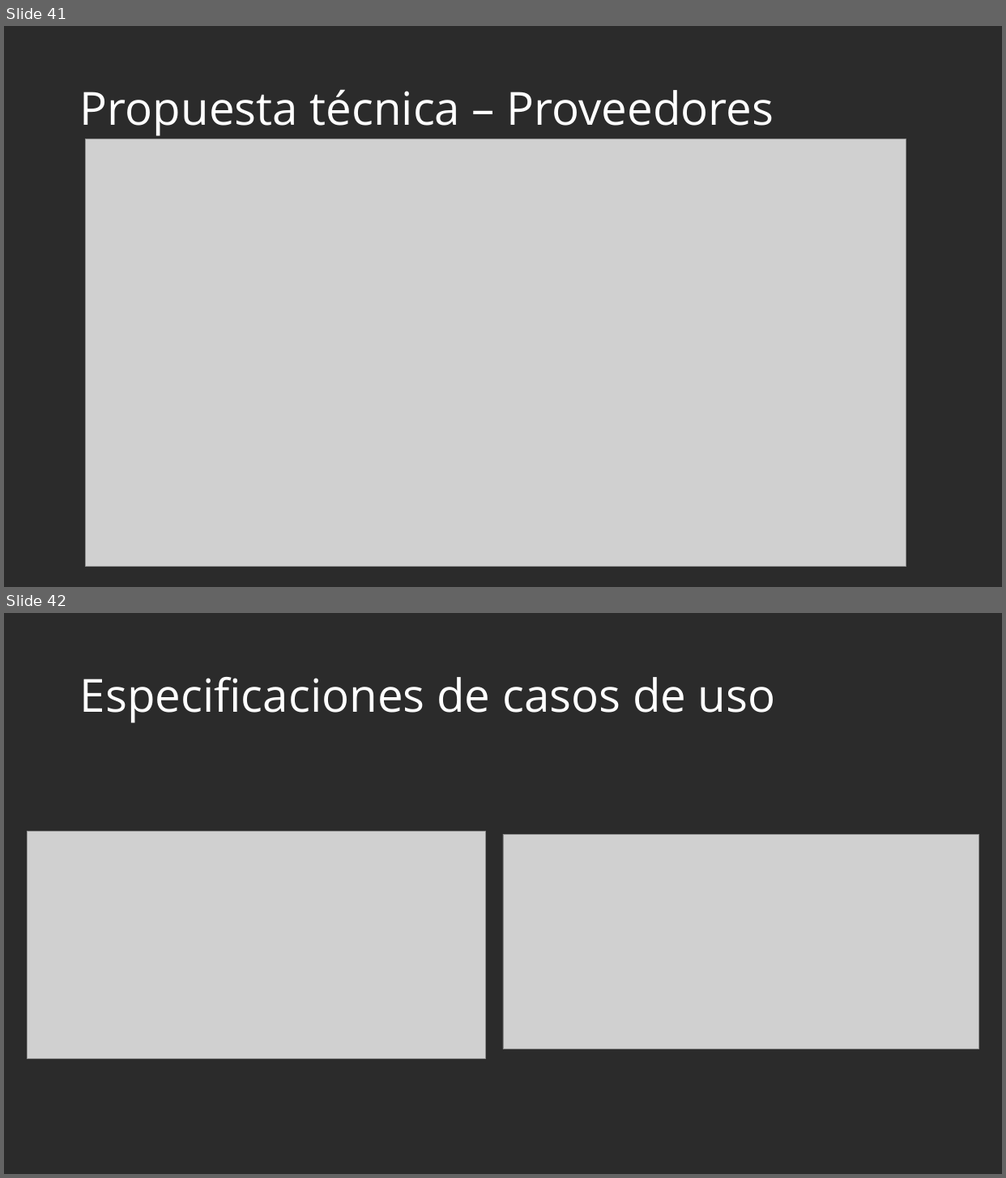
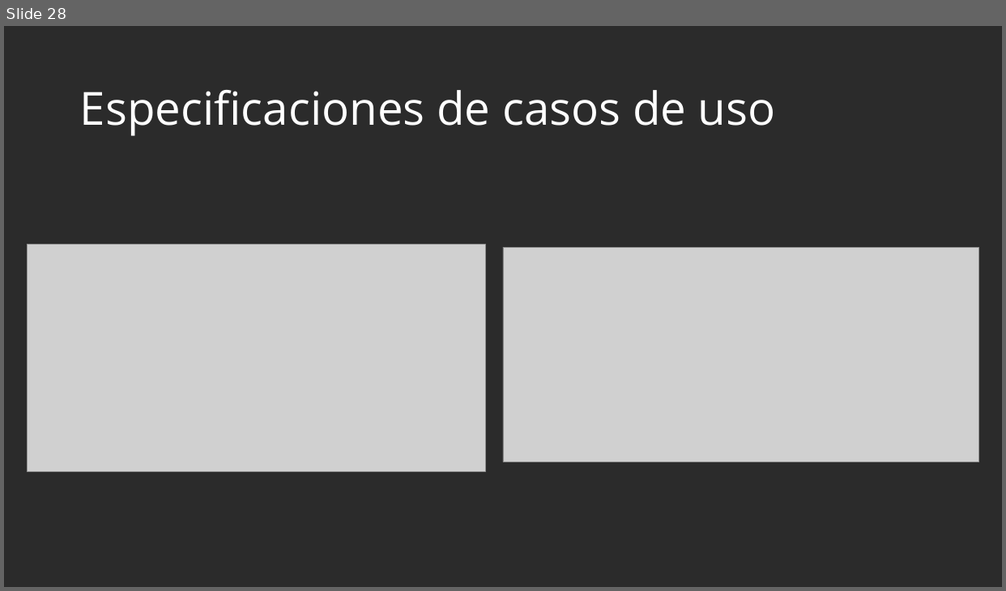
Before and after one commit to AlejandroMadrigalDev/Sistema_Gestion_Servicios_Tecnicos, a slide deck: _docs/Trimestre_2/00_Contextualizacion/7. Presentación.pptx. Shown one above the other, each under a label of ours: slides 41 and 42 before the commit, slide 28 after it. The pictures are 1006x1178 and 1006x591 pixels, drawn with LibreOffice and Linux fonts; fonts in the diff are those of the drawing; grey boxes stand for pictures; background and template pictures are left out; a plain dark background stands for a picture behind light text. Boxes give left, top, right and bottom in pixels: in the first picture for what was removed or moved away, otherwise in the second. Text is boxed around its words. In the diff, an @@ line names an element or a change of style, - is before the commit and + after.

```diff
--- a/_docs/Trimestre_2/00_Contextualizacion/7. Presentación.pptx
+++ b/_docs/Trimestre_2/00_Contextualizacion/7. Presentación.pptx
@@ slide 41 removed at <box>4,26,1002,587</box>, background picture (left out) @@
@@ title removed at <box>80,89,774,136</box> @@
-Propuesta técnica – Proveedores
@@ picture removed at <box>86,139,906,566</box> @@
@@ what was slide 42 is now slide 28 @@
```
Also in this commit, not shown: 1 slide changed, 9 slides added, 26 other slides removed, 1 other file.
